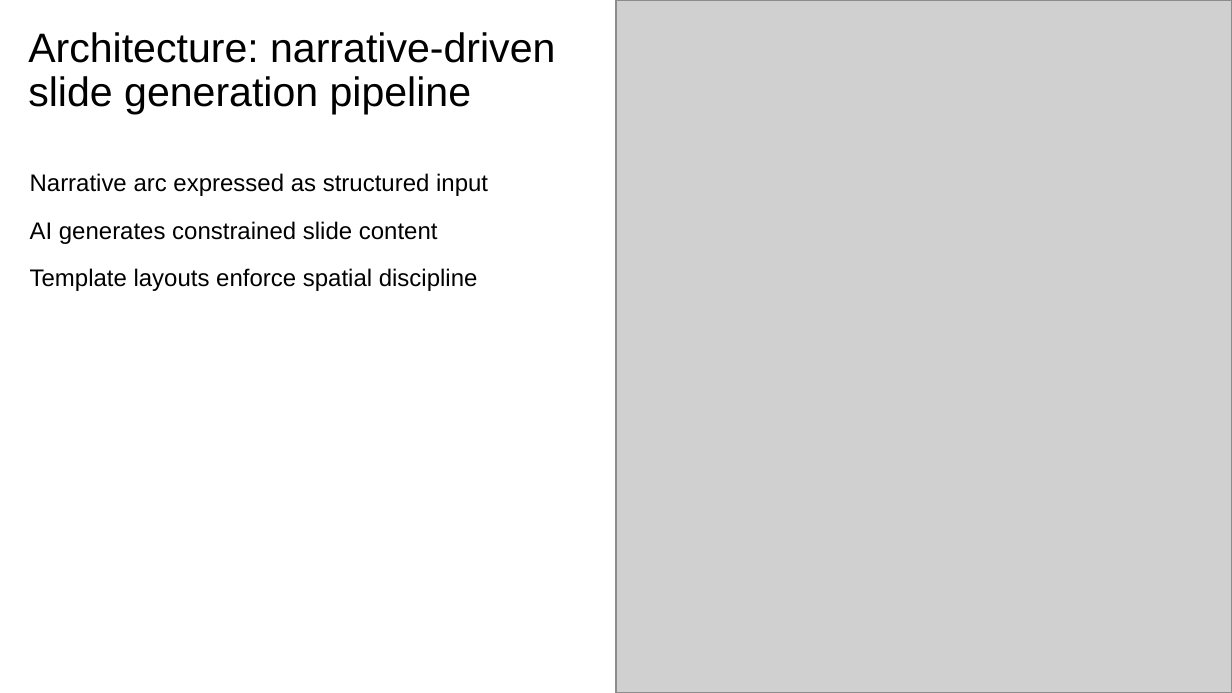
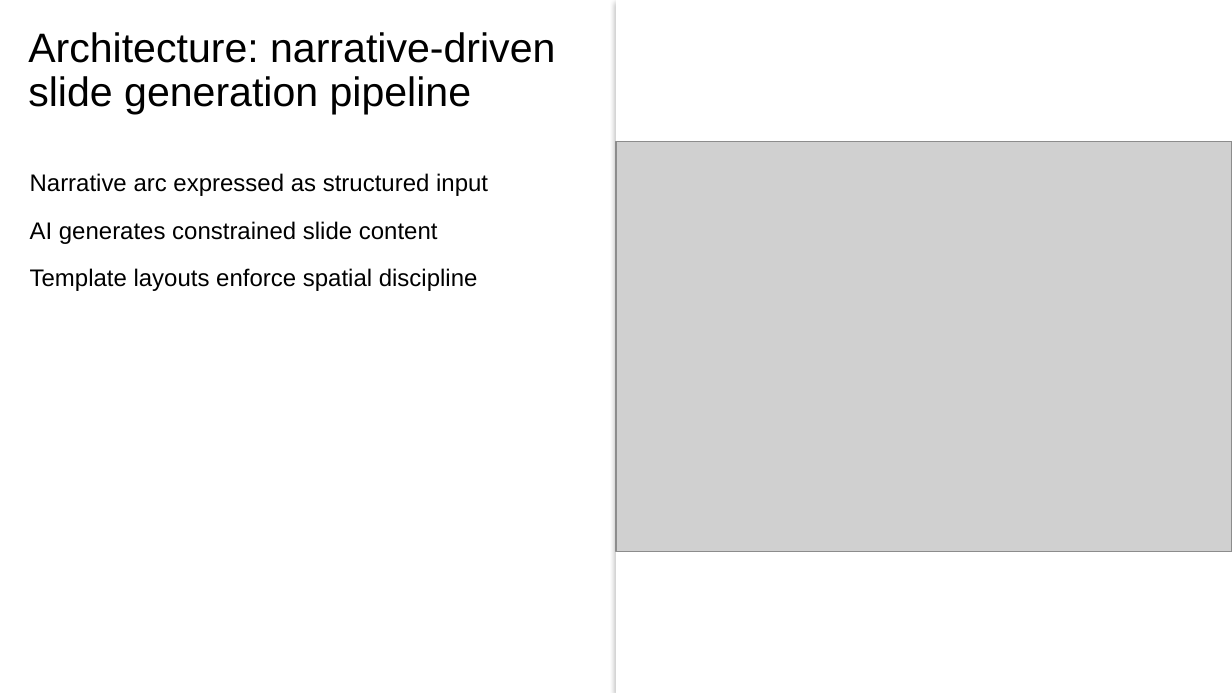
Before and after one commit to davidrrowley/PowerPointAutoGen, a slide deck: slide 5 of scripts/PowerPoint Slide Inventory Script/ibm_yaml_test.pptx. Drawn at 1232x693 pixels with LibreOffice and Linux fonts; fonts in the diff are those of the drawing; grey boxes stand for pictures. Boxes give left, top, right and bottom in pixels: in the first picture for what was removed or moved away, otherwise in the second. Text is boxed around its words. In the diff, an @@ line names an element or a change of style, - is before the commit and + after.

```diff
--- a/scripts/PowerPoint Slide Inventory Script/ibm_yaml_test.pptx
+++ b/scripts/PowerPoint Slide Inventory Script/ibm_yaml_test.pptx
@@ rectangle added at (x1=616, y1=0, x2=1232, y2=692), fill #FFFFFF @@
@@ picture resized from (x1=616, y1=0, x2=1232, y2=692) to (x1=616, y1=142, x2=1232, y2=552) @@
```
Also in this commit, not shown: 6 other files.
